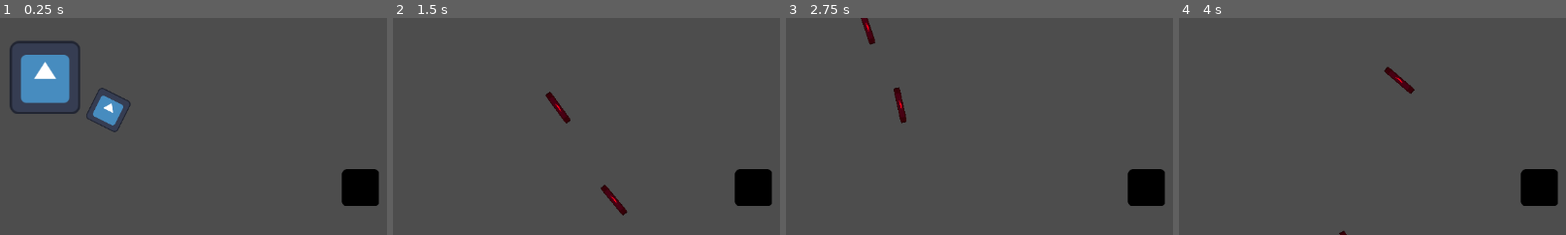
Above: before the commit, frames 1-4 (left to right).
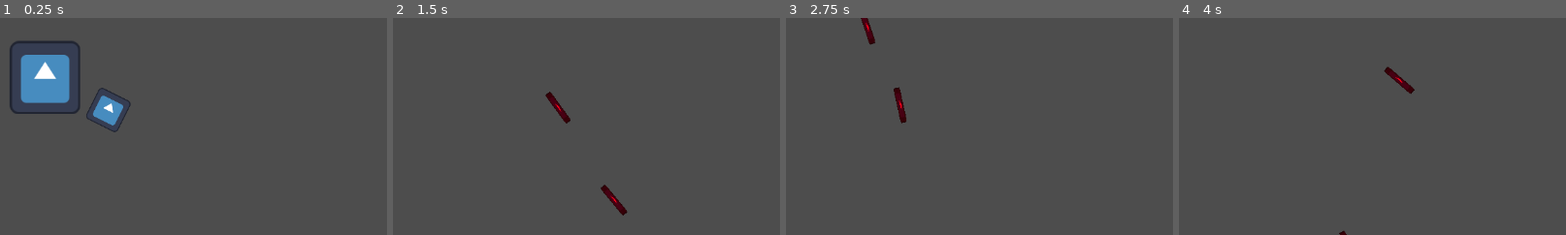
Above: after the commit, the same moments.

Repository: OskivoDev93/project_holy_water
Game: Godot game, scene res://world/scene/main.tscn
The game is run twice, just before and just after one commit, with the same random seed, the same clock (stepped at 60 frames per second) and the same inputs. The engine's default icon, where the game draws it, is replaced by a stand-in: a white triangle on a blue panel in a dark square.
Inputs (mouse positions are % of the whole screen's width and height, from its top left):
- Up to frame 1 (0.25 s): no input
- Up to frame 2 (1.5 s): tap Enter at 0.5 s; move the mouse to (45, 70) at 0.52 s; press the mouse at (45, 70) at 0.53 s; hold W (up) from 0.53 s (still down); move the mouse to (80, 65) at 1.27 s; release the mouse at (80, 65) at 1.28 s; click (80, 65) at 1.35 s
- Up to frame 3 (2.75 s): move the mouse to (20, 35) at 2.02 s; release W (up) at 2.03 s; press the mouse at (20, 35) at 2.03 s; hold A (left) from 2.03 s (still down)
- Up to frame 4 (4 s): move the mouse to (55, 50) at 2.77 s; release the mouse at (55, 50) at 2.78 s; click (55, 50) at 2.85 s; move the mouse to (35, 25) at 3.52 s; release A (left) at 3.53 s; press the mouse at (35, 25) at 3.53 s; hold S (down) from 3.53 s (still down)
The pictures show only the part of the screen within x 3-53%, y 0-50%; the shares and areas given below are measured in that part.

The runs differ from the first frame. In frame 1, 1.6% of the frame differs, in the area x 88-98%, y 69-87%; in frame 2, 1.6%; in frame 3, 1.6%; in frame 4, 1.6%.

Commit message:
added enemy spawn

Diff:
--- a/world/scene/main.tscn
+++ b/world/scene/main.tscn
@@ -1,8 +1,7 @@
-[gd_scene load_steps=4 format=3 uid="uid://cw6j2n4ypuc7a"]
+[gd_scene load_steps=3 format=3 uid="uid://cw6j2n4ypuc7a"]
 
 [ext_resource type="Script" path="res://world/scripts/main.gd" id="1_ftmt4"]
 [ext_resource type="PackedScene" uid="uid://b5xh1cmwkw72b" path="res://player/scene/player.tscn" id="1_kgcu5"]
-[ext_resource type="PackedScene" uid="uid://bfpsmggml3nme" path="res://world/scene/enemies/enemy.tscn" id="3_8p8bn"]
 
 [node name="main" type="Node2D"]
 script = ExtResource("1_ftmt4")
@@ -12,5 +11,8 @@
 
 [node name="bullets" type="Node2D" parent="."]
 
-[node name="Enemy" parent="." instance=ExtResource("3_8p8bn")]
-position = Vector2(575, 254)
+[node name="enemies" type="Node2D" parent="."]
+
+[node name="Timer" type="Timer" parent="."]
+
+[connection signal="timeout" from="Timer" to="." method="_on_timer_timeout"]
--- a/world/scripts/enemies.gd
+++ b/world/scripts/enemies.gd
@@ -3,11 +3,6 @@
 var speed = 100
 var player_chase = false
 var player = null
-
-var hit = false
-var bullet = null
-
-
 
 
 func _physics_process(delta):
@@ -29,8 +24,4 @@
 	player_chase = false
 
 func _on_hitbox_area_entered(area):
-	hit = true
-	bullet = area
-	print("hit")
-	print(bullet)
 	queue_free()
--- a/world/scripts/main.gd
+++ b/world/scripts/main.gd
@@ -3,9 +3,36 @@
 
 @onready var bullets = $bullets
 @onready var player = $player
+@onready var enemies = $enemies
+@onready var spawnTimer = $Timer
+
+var enemy = preload("res://world/scene/enemies/enemy.tscn")
+@export var spawn_rate = 1.0
+@export var spawn_limit = 10
+@export var nextSpawnTime = 5.0
+
 
 func _ready():
+
+	randomize()
+	spawnTimer.start(nextSpawnTime)
 	player.get_child(0).get_child(2).connect("bullet_shot", _on_player_bullet_shot)
 
 func _on_player_bullet_shot(bullet):
 	bullets.add_child(bullet)
+
+func spawn_enemy():
+	var e = enemy.instantiate()
+	var viewRect = get_viewport_rect()
+	var xPos = randi_range(viewRect.position.x, viewRect.end.x)
+	var yPos = randi_range(viewRect.position.y, viewRect.end.y)
+	if enemies.get_child_count() < 20:
+		e.position = Vector2(xPos, yPos)
+		enemies.add_child(e)
+
+	spawnTimer.start(nextSpawnTime)
+
+
+
+func _on_timer_timeout():
+	spawn_enemy()
